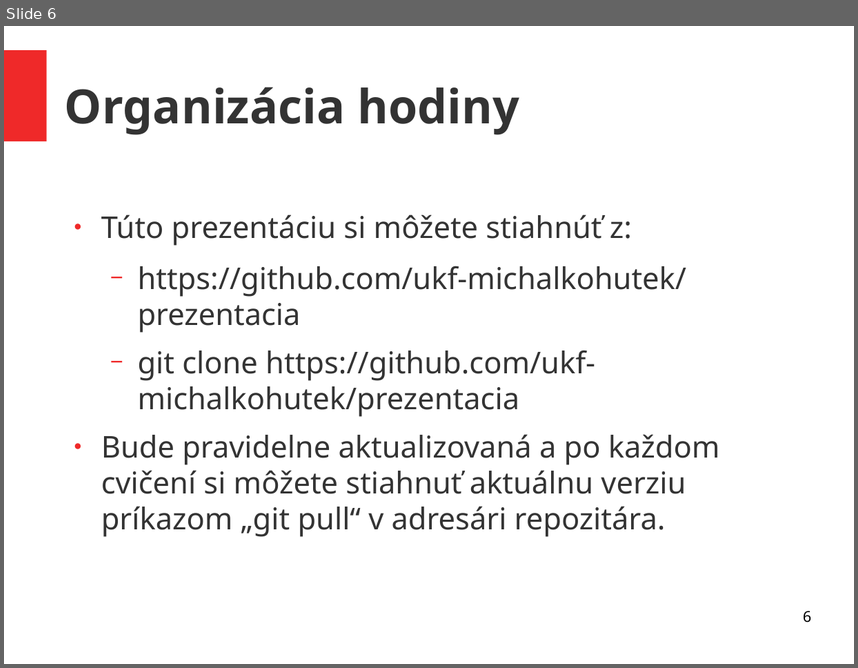
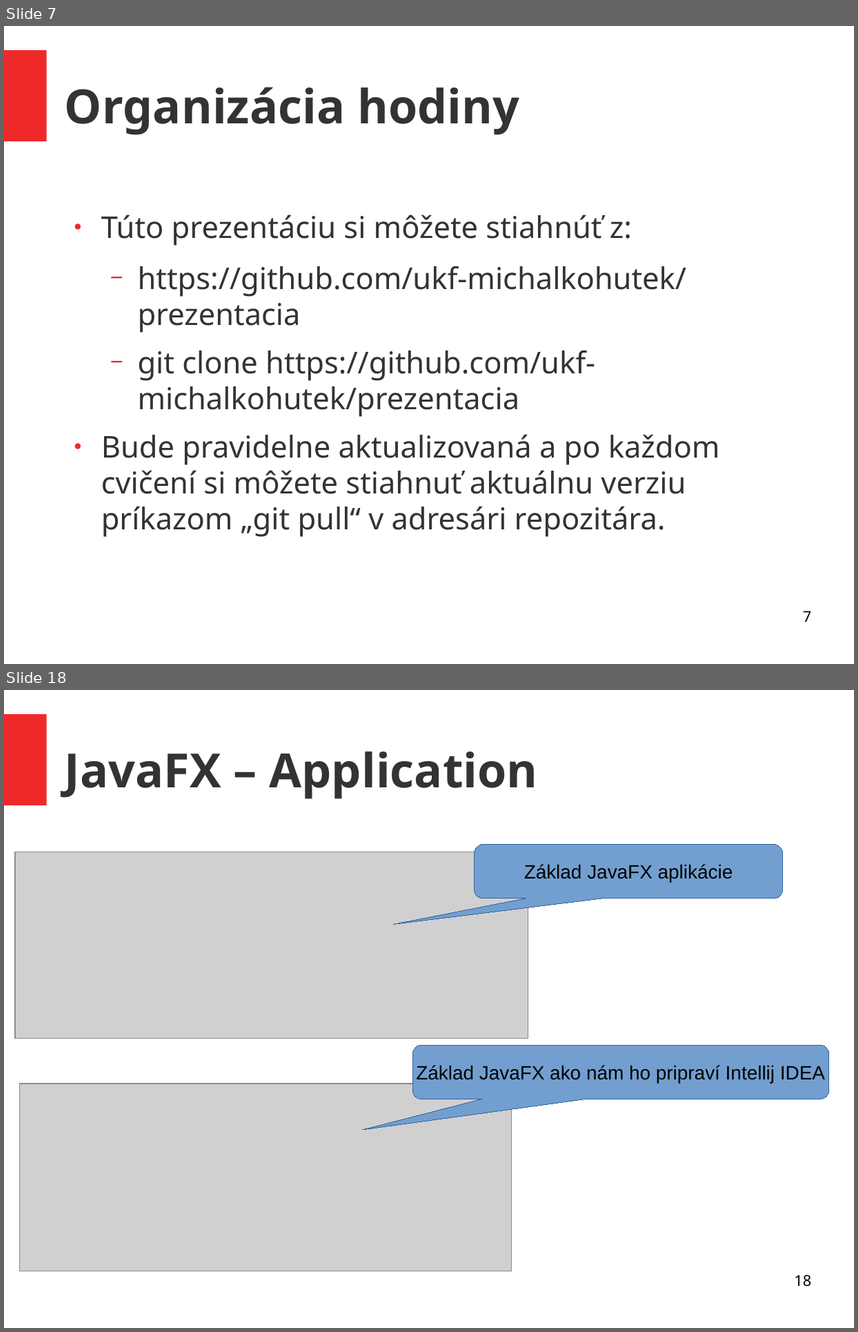
Before and after one commit to ukf-michalkohutek/prezentacia, a slide deck: seminar2.odp. Shown one above the other, each under a label of ours: slide 6 before the commit, slides 7 and 18 after it; the slides between them are not shown. The pictures are 858x668 and 858x1332 pixels, drawn with LibreOffice and Linux fonts; fonts in the diff are those of the drawing; grey boxes stand for pictures. Boxes give left, top, right and bottom in pixels: in the first picture for what was removed or moved away, otherwise in the second. Text is boxed around its words. In the diff, an @@ line names an element or a change of style, - is before the commit and + after.

```diff
--- a/seminar2.odp
+++ b/seminar2.odp
@@ slide 18 added at (4,690,854,1328), background #FFFFFF; not listed: 1 template element that a slide beside it also shows @@
@@ title added at (65,751,538,799), 44 pt, text #333333, bold @@
+JavaFX – Application
@@ picture added at (15,852,528,1038) @@
@@ rounded speech box added at (475,845,783,898), fill #729FCF, outline #3465A4 0 pt, 18 pt, text #000000 @@
+Základ JavaFX aplikácie
@@ rounded speech box added at (413,1045,829,1099), fill #729FCF, outline #3465A4 0 pt, 18 pt, text #000000 @@
+Základ JavaFX ako nám ho pripraví Intellij IDEA
@@ picture added at (19,1083,513,1271) @@
@@ page number added at (794,1274,811,1286), 14 pt, text #000000 @@
+18
@@ what was slide 6 is now slide 7 @@
@@ page number at (803,610,811,621): text changed @@
-6
+7
```
Also in this commit, not shown: 1 slide changed, 17 other slides added, 1 other file.
